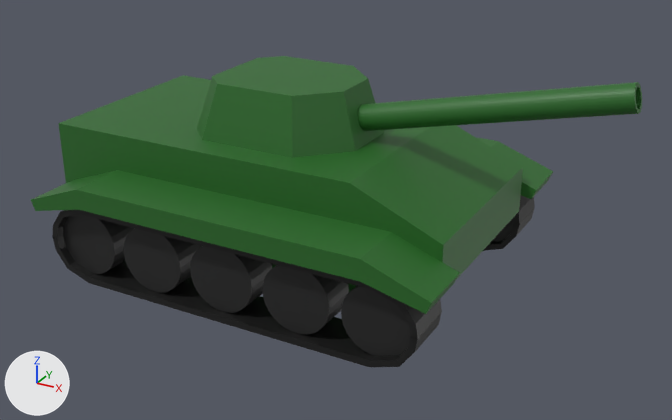
The glTF model src/main/resources/models/tank.glb as it was, and as the next commit left it.
Both versions are drawn from a 50 mm camera at (8.07, -13.38, 6.94) aimed at (0.91, -0.36, 0.43). Every picture has the same lights, and +X, +Y and +Z are marked at lower left. The picture after the commit comes second. Where no turn or scale is listed for an object, it has been applied to the vertices.
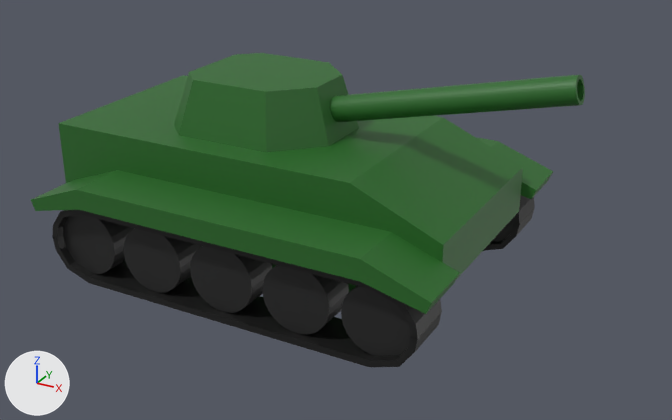
What the commit changed:
Object 'Cannon' (ob_cannon) moves from (0.84, 0.0, 1.97) to (0.0, 0.0, 1.97).
Object 'Cube.002' (ob_cube_002) moves from (0.17, 1.0, 1.78) to (-0.33, 1.0, 1.78).

Pixel boxes [x1, y1, x2, y2] of what changed, in the pictures (672 x 420 px):
'Cube.002', moved: before [197, 56, 384, 158]; after [174, 53, 359, 152]
'Cannon', moved: before [357, 82, 642, 131]; after [330, 75, 585, 122]
